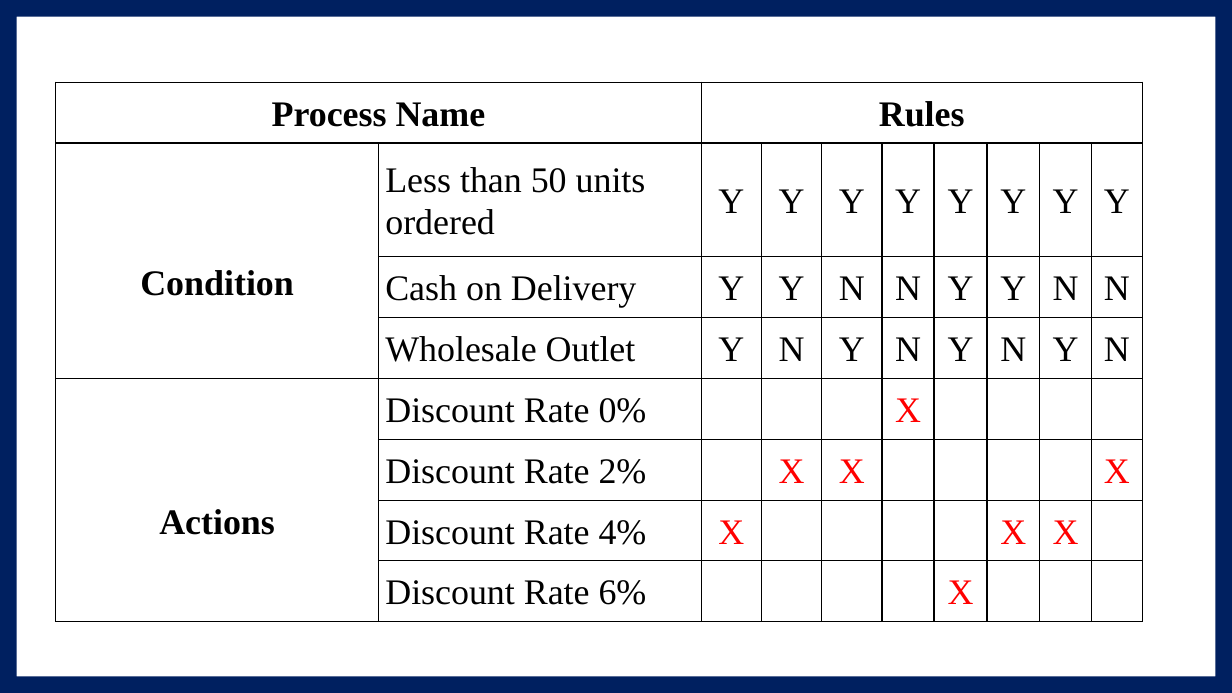
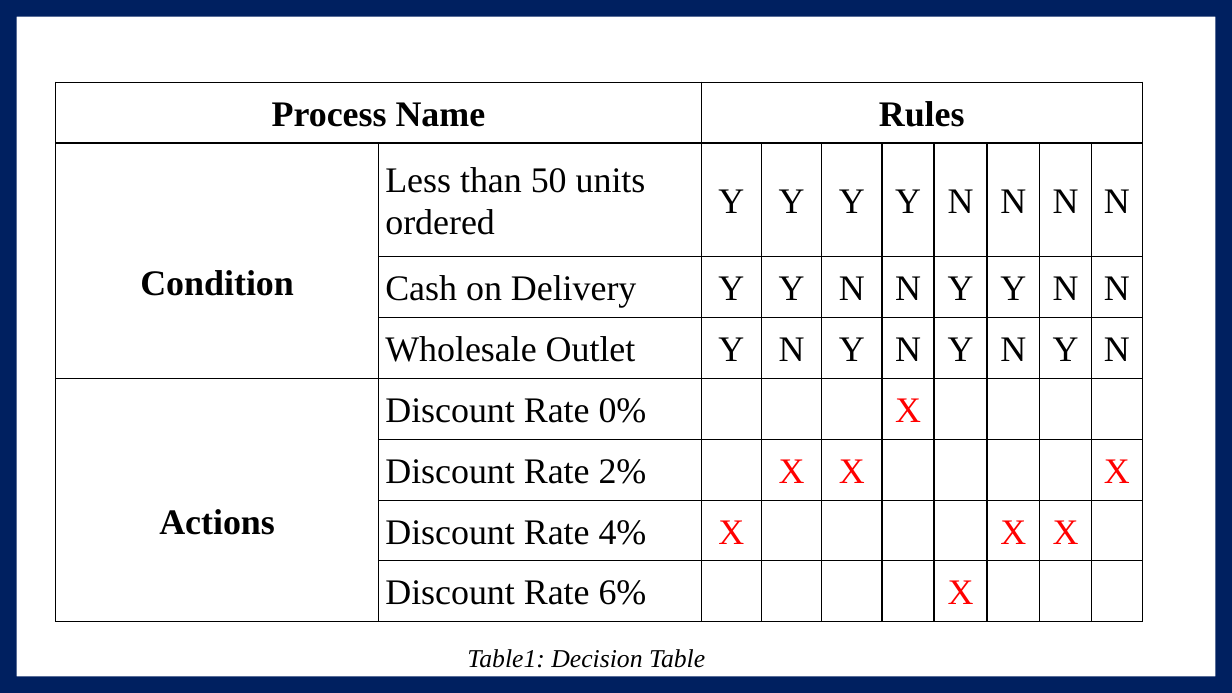
Before and after one commit to tamanghawana0815/SAD-ppt, a slide deck: slide 9 of Presentation.pptx (slide 8 before the commit). Drawn at 1232x693 pixels with LibreOffice and Linux fonts; fonts in the diff are those of the drawing. Boxes give left, top, right and bottom in pixels: in the first picture for what was removed or moved away, otherwise in the second. Text is boxed around its words. In the diff, an @@ line names an element or a change of style, - is before the commit and + after.

```diff
--- a/Presentation.pptx
+++ b/Presentation.pptx
@@ table at bbox=[55, 82, 1141, 622] @@
-row 2: Condition | Less than 50 units ordered | Y | Y | Y | Y | Y | Y | Y | Y
+row 2: Condition | Less than 50 units ordered | Y | Y | Y | Y | N | N | N | N
@@ text added at bbox=[467, 649, 705, 668], 20 pt, text #000000, italic @@
+Table1: Decision Table
```
Also in this commit, not shown: 8 other slides changed, 2 slides added, 1 other file.
